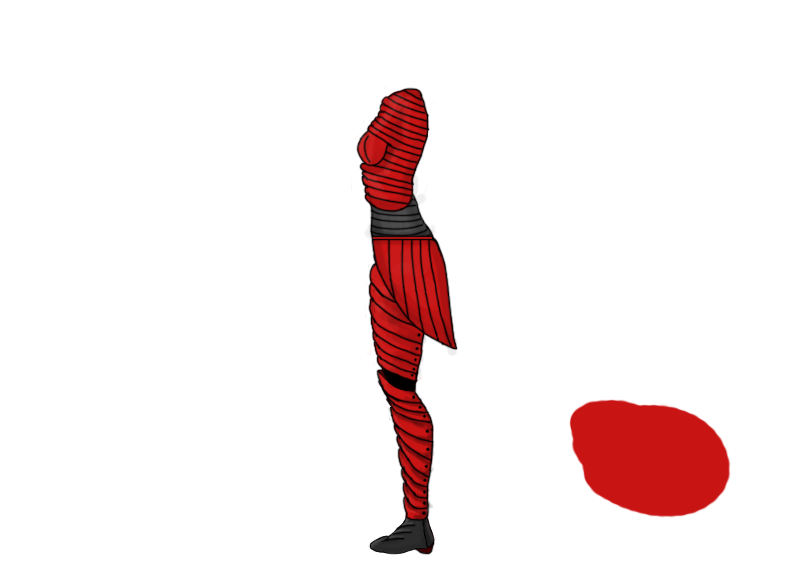
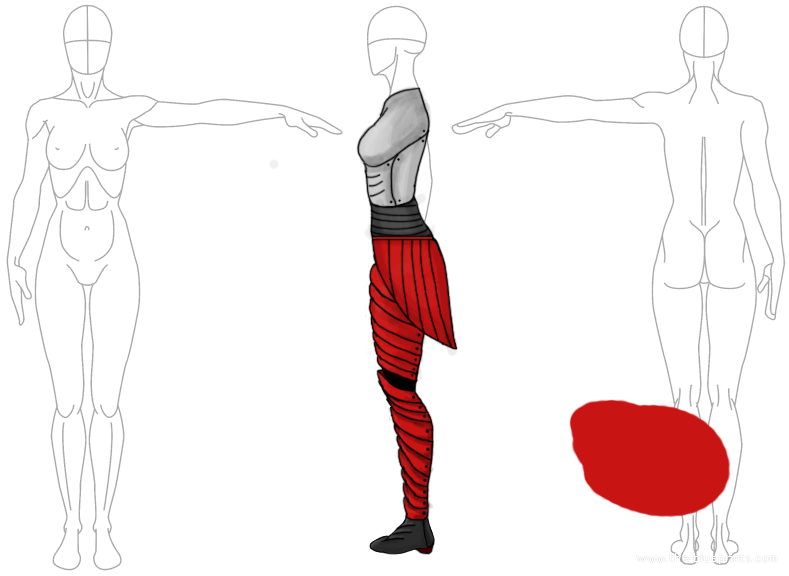
The second 789px x 576px image is a revision of the first. Changes to its layers:
added layer "Upper Chest 3" above "Upper Chest 2" over (x1=268, y1=83, x2=432, y2=210)
hid "Upper Chest" over (x1=351, y1=83, x2=439, y2=214)
showed "Background copy" over (x1=6, y1=4, x2=786, y2=571)
